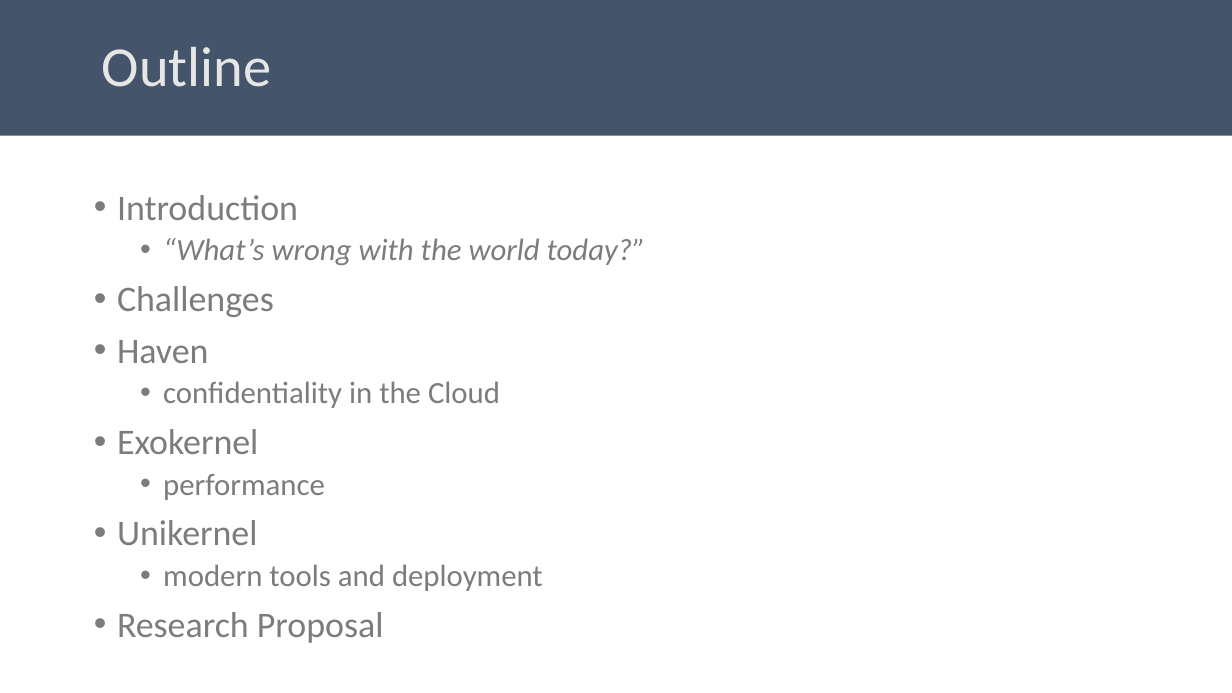
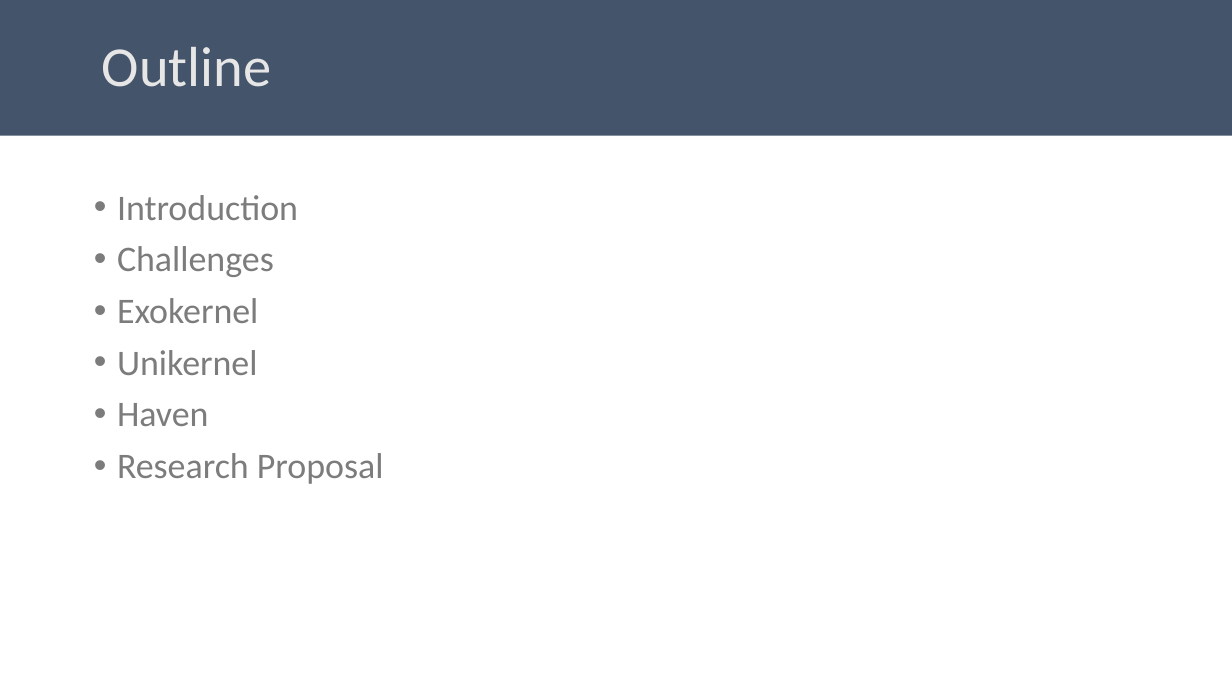
Before and after one commit to aghosn/CandidacyPresentation, a slide deck: slide 2 of CE_presentation.pptx. Drawn at 1232x693 pixels with LibreOffice and Linux fonts; fonts in the diff are those of the drawing. Boxes give left, top, right and bottom in pixels: in the first picture for what was removed or moved away, otherwise in the second. Text is boxed around its words. In the diff, an @@ line names an element or a change of style, - is before the commit and + after.

Commit message:
Working on Exokernel part

```diff
--- a/CE_presentation.pptx
+++ b/CE_presentation.pptx
@@ text at (163, 238, 646, 265): paragraph removed @@
-  • “What’s wrong with the world today?”
@@ text at (117, 298, 258, 375): paragraphs added @@
+• Exokernel
+• Unikernel
@@ text at (117, 381, 543, 591): paragraphs removed @@
-  • confidentiality in the Cloud
-• Exokernel
-  • performance
-• Unikernel
-  • modern tools and deployment
```
Also in this commit, not shown: 3 other slides changed, 8 slides added, 10 other files.
